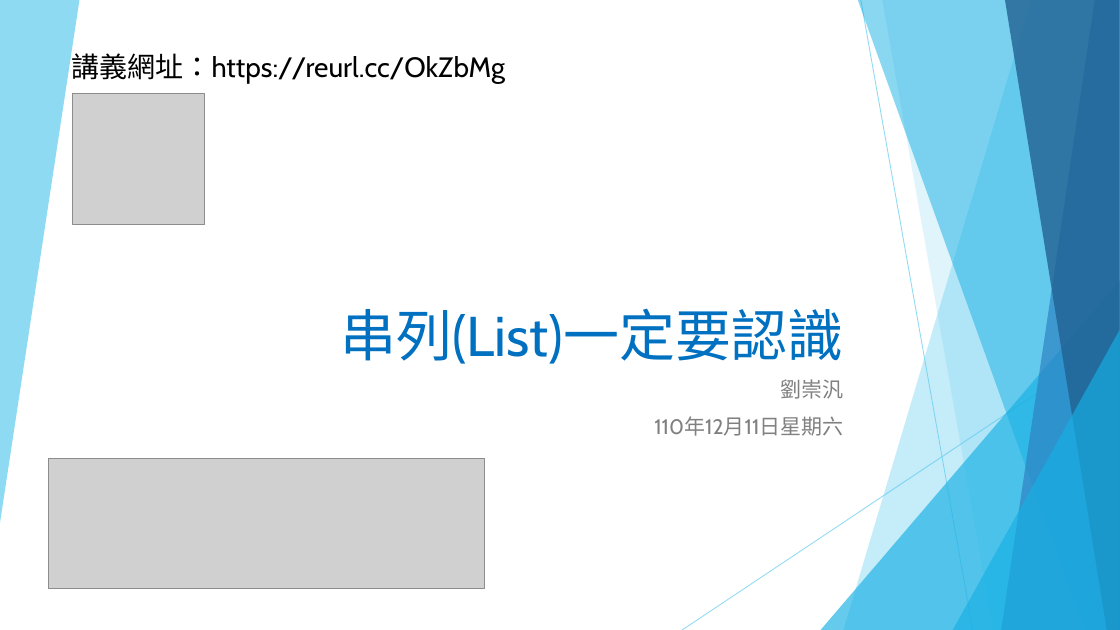
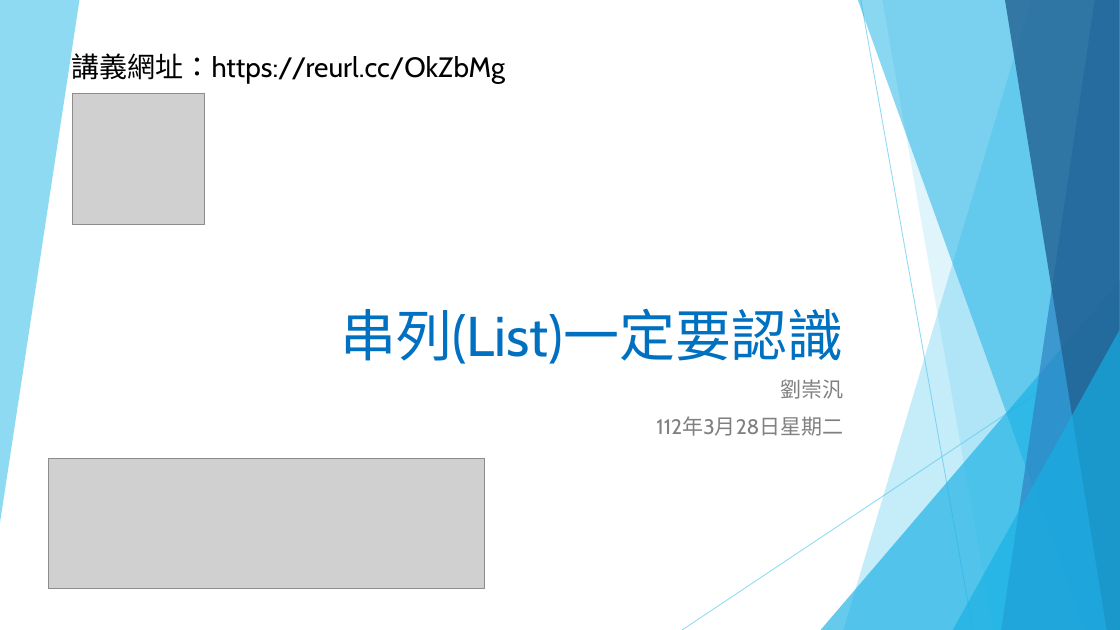
Before and after one commit to liulawsi/My_PPTs, a slide deck: slide 1 of LCC/Python/06_串列(List)一定要認識.pptx. Drawn at 1120x630 pixels with LibreOffice and Linux fonts; fonts in the diff are those of the drawing; grey boxes stand for pictures. Boxes give left, top, right and bottom in pixels: in the first picture for what was removed or moved away, otherwise in the second. Text is boxed around its words. In the diff, an @@ line names an element or a change of style, - is before the commit and + after.

```diff
--- a/LCC/Python/06_串列(List)一定要認識.pptx
+++ b/LCC/Python/06_串列(List)一定要認識.pptx
@@ subtitle at (656,416,843,436): text changed @@
-110年12月11日星期六
+112年3月28日星期二
```
Also in this commit, not shown: 1 other slide changed, 6 other files.
